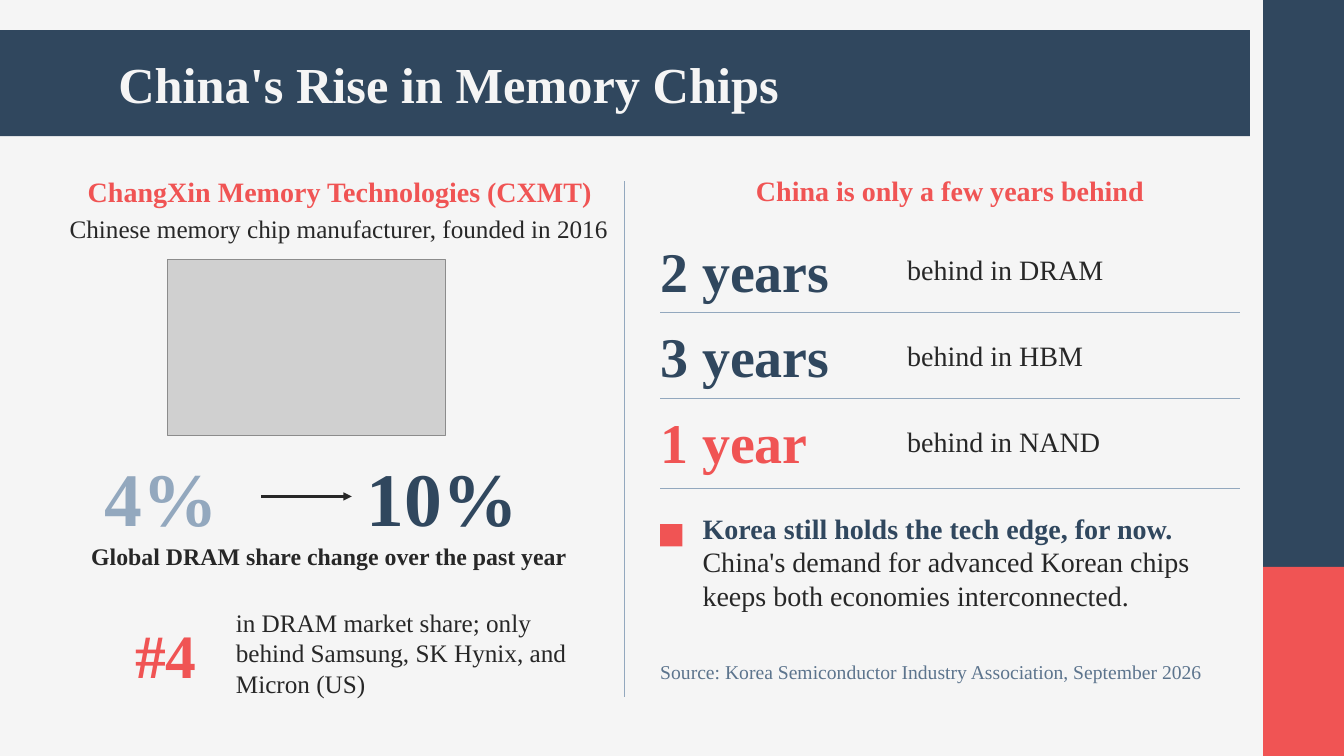
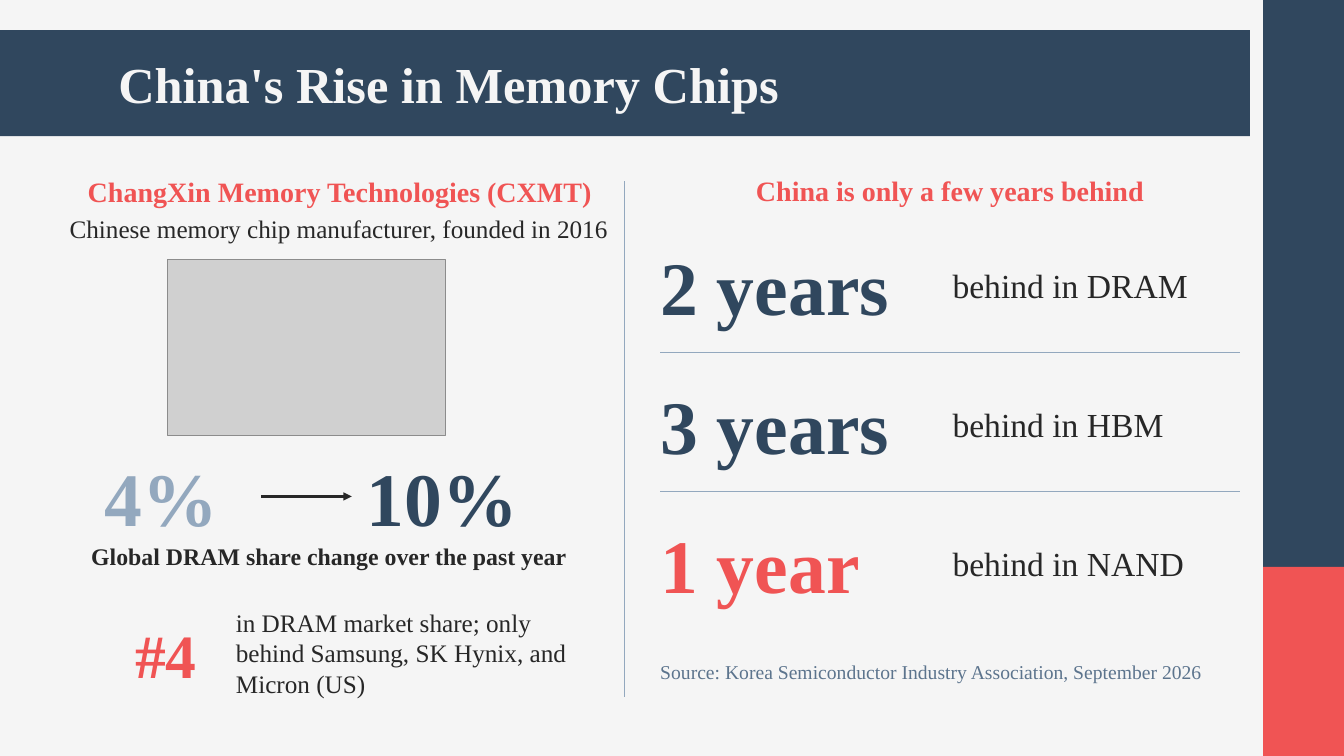
Before and after one commit to andyandrewc21-cyber/owner-repo, a slide deck: slide 5 of korea-china-trade.pptx. Drawn at 1344x756 pixels with LibreOffice and Linux fonts; fonts in the diff are those of the drawing; grey boxes stand for pictures. Boxes give left, top, right and bottom in pixels: in the first picture for what was removed or moved away, otherwise in the second. Text is boxed around its words. In the diff, an @@ line names an element or a change of style, - is before the commit and + after.

```diff
--- a/korea-china-trade.pptx
+++ b/korea-china-trade.pptx
@@ text "behind in DRAM": place and size @@
-text "behind in DRAM" at <box>907,260,1103,281</box>
+text "behind in DRAM" at <box>953,274,1188,299</box>
@@ line moved from (660, 313) - (1240, 313) to (660, 353) - (1240, 353) @@
@@ text "3 years": place and size @@
-text "3 years" at <box>660,340,829,388</box>
+text "3 years" at <box>660,404,889,469</box>
@@ text "behind in HBM": place and size @@
-text "behind in HBM" at <box>907,346,1083,367</box>
+text "behind in HBM" at <box>953,413,1164,438</box>
@@ line moved from (660, 398) - (1240, 398) to (660, 492) - (1240, 492) @@
@@ line removed from (660, 489) to (1240, 489) @@
@@ size 40 to 54 pt in 3 elements at <box>660,265,889,330</box>, <box>660,404,889,469</box>, <box>660,543,860,608</box> @@
@@ text "1 year": place and size @@
-text "1 year" at <box>660,426,808,474</box>
+text "1 year" at <box>660,543,860,608</box>
@@ rectangle removed at <box>660,524,683,546</box> @@
@@ text removed at <box>703,519,1189,611</box> @@
-Korea still holds the tech edge, for now. China's demand for advanced Korean chips keeps both economies interconnected.
@@ size 20 to 24 pt in 3 elements at <box>953,274,1188,299</box>, <box>953,413,1164,438</box>, <box>953,552,1184,577</box> @@
@@ text "behind in NAND": place and size @@
-text "behind in NAND" at <box>907,432,1100,453</box>
+text "behind in NAND" at <box>953,552,1184,577</box>
```
